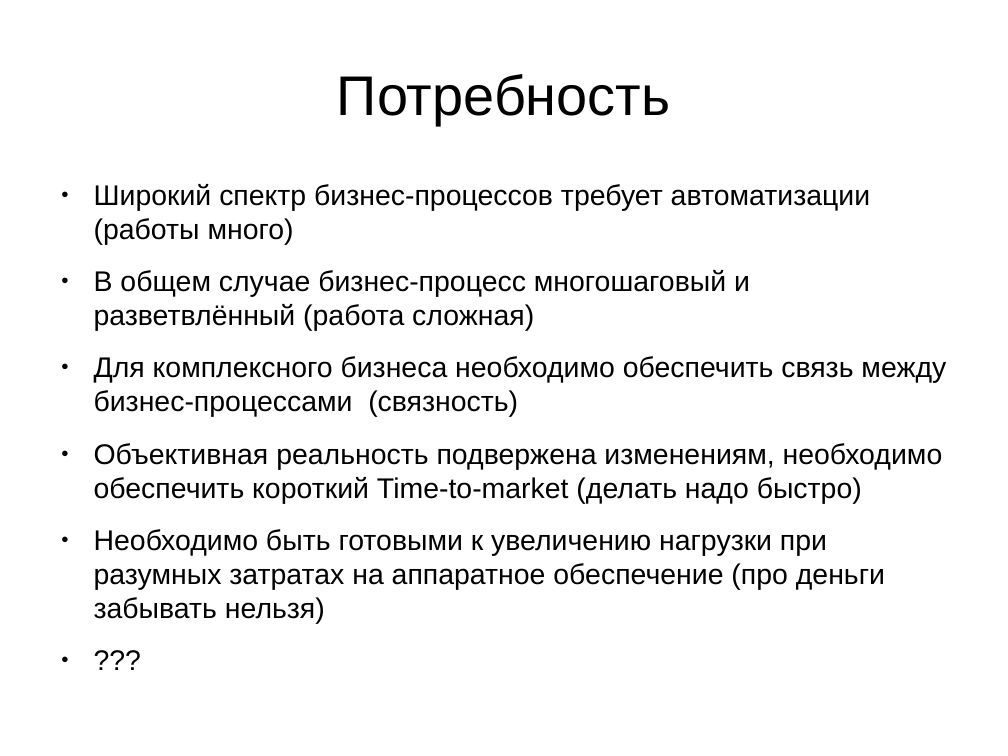
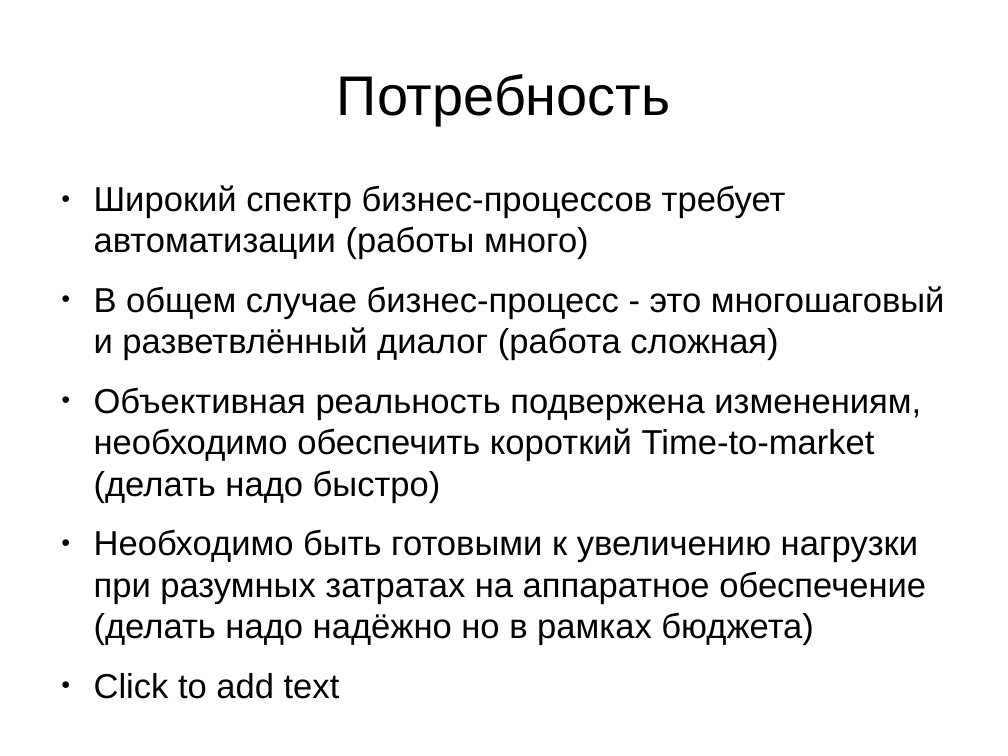
Before and after one commit to krieven/Stacker, a slide deck: slide 2 of conception/presentation1.odp. Drawn at 1008x756 pixels with LibreOffice and Linux fonts; fonts in the diff are those of the drawing. Boxes give left, top, right and bottom in pixels: in the first picture for what was removed or moved away, otherwise in the second. Text is boxed around its words. In the diff, an @@ line names an element or a change of style, - is before the commit and + after.

```diff
--- a/conception/presentation1.odp
+++ b/conception/presentation1.odp
@@ text at (94, 185, 921, 503): size 22.4 to 27.2 pt in "Широкий спектр бизнес-процессов требует автоматизации (работ ...", "Объективная реальность подвержена изменениям, необходимо обе ..." @@
@@ text at (94, 286, 945, 361): text changed; size 22.4 to 27.2 pt @@
-● В общем случае бизнес-процесс многошаговый и разветвлённый (работа сложная)
-● Для комплексного бизнеса необходимо обеспечить связь между бизнес-процессами (связность)
+● В общем случае бизнес-процесс - это многошаговый и разветвлённый диалог (работа сложная)
@@ text at (94, 529, 926, 645): text changed; size 22.4 to 27.2 pt @@
-● Необходимо быть готовыми к увеличению нагрузки при разумных затратах на аппаратное обеспечение (про деньги забывать нельзя)
-● ???
+● Необходимо быть готовыми к увеличению нагрузки при разумных затратах на аппаратное обеспечение (делать надо надёжно но в рамках бюджета)
+● Click to add text
```
Also in this commit, not shown: 9 other slides changed, 3 slides added, 20 other files.
